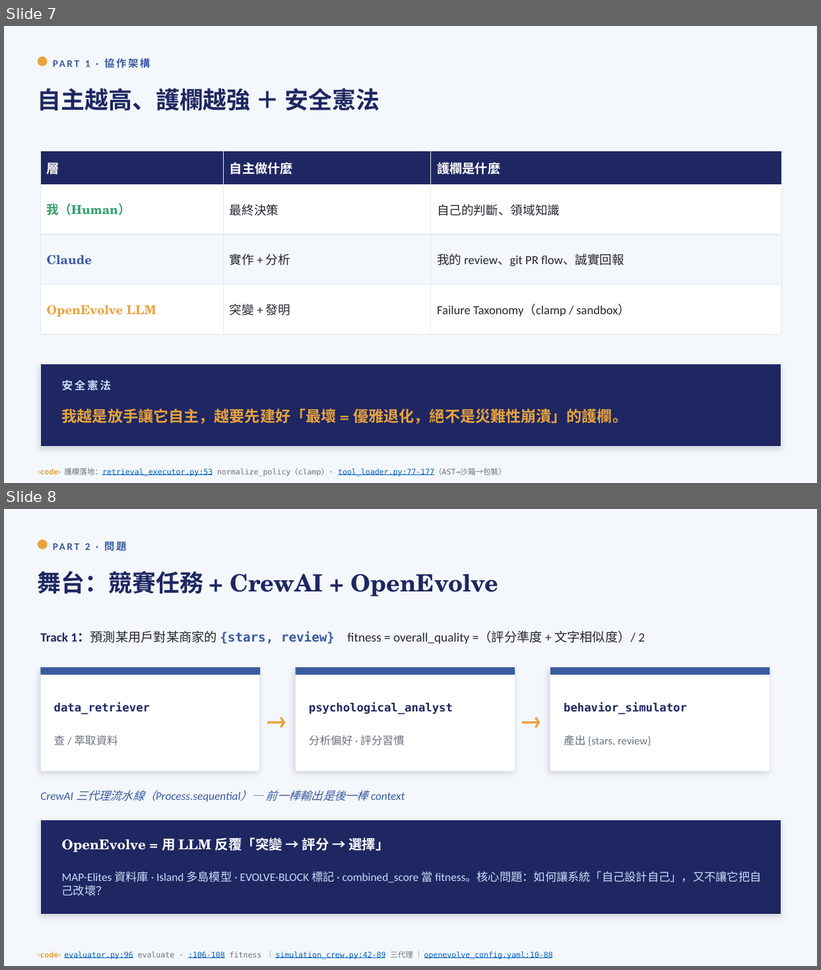
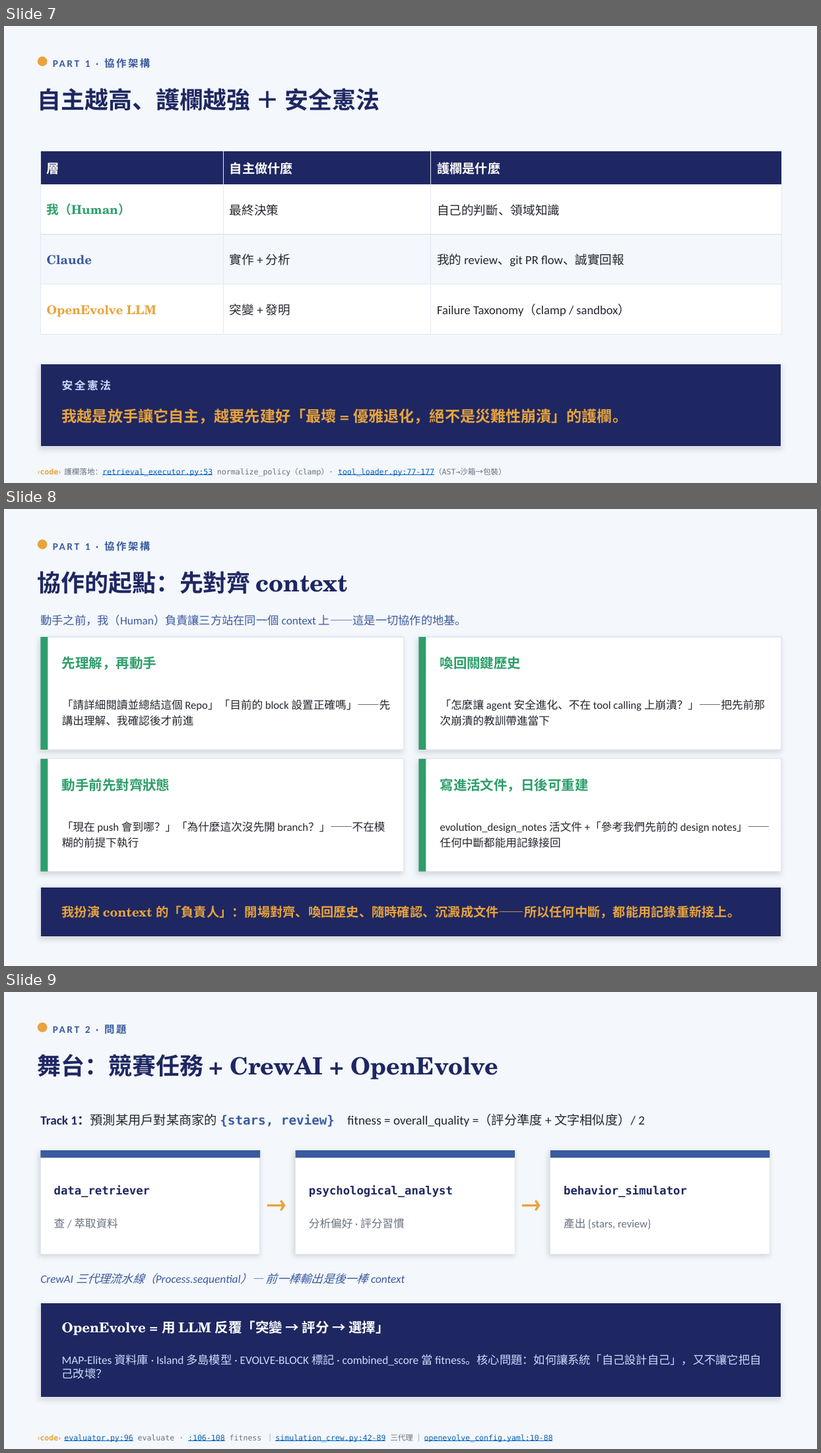
Before and after one commit to yuchieh/AgentSocietyChallenge_OpenEvolve, a slide deck: docs/slides/人AI進化_整合教學投影片.pptx. Shown one above the other, each under a label of ours: slides 7 and 8 before the commit, slides 7, 8 and 9 after it. The pictures are 821x970 and 821x1453 pixels, drawn with LibreOffice and Linux fonts; fonts in the diff are those of the drawing. Boxes give left, top, right and bottom in pixels: in the first picture for what was removed or moved away, otherwise in the second. Text is boxed around its words. In the diff, an @@ line names an element or a change of style, - is before the commit and + after.

```diff
--- a/docs/slides/人AI進化_整合教學投影片.pptx
+++ b/docs/slides/人AI進化_整合教學投影片.pptx
@@ slide 8 added at <box>4,509,817,966</box>, background #F4F7FB @@
@@ ellipse added at <box>38,539,48,549</box>, fill #E8A33D @@
@@ text added at <box>85,540,150,553</box>, 12 pt, text #3A5BA0, bold @@
+PART 1 · 協作架構
@@ text added at <box>38,571,348,594</box>, 28 pt, text #1E2761, bold @@
+協作的起點：先對齊 context
@@ text added at <box>40,615,467,626</box>, 13.5 pt, text #3A5BA0 @@
+動手之前，我（Human）負責讓三方站在同一個 context 上——這是一切協作的地基。
@@ rectangle added at <box>40,637,403,750</box>, fill #FFFFFF, outline #E2E8F0 1 pt @@
@@ rectangle added at <box>40,637,48,750</box>, fill #2E9E6B @@
@@ rectangle added at <box>418,637,781,750</box>, fill #FFFFFF, outline #E2E8F0 1 pt @@
@@ rectangle added at <box>418,637,426,750</box>, fill #2E9E6B @@
@@ text added at <box>62,656,156,670</box>, 16 pt, text #2E9E6B, bold @@
+先理解，再動手
@@ text added at <box>440,655,521,672</box>, 16 pt, text #2E9E6B, bold @@
+喚回關鍵歷史
@@ text added at <box>62,700,391,726</box>, 13 pt, text #23272E @@
+「請詳細閱讀並總結這個 Repo」「目前的 block 設置正確嗎」——先講出理解、我確認後才前進
@@ text added at <box>440,700,765,726</box>, 13 pt, text #23272E @@
+「怎麼讓 agent 安全進化、不在 tool calling 上崩潰？」——把先前那次崩潰的教訓帶進當下
@@ rectangle added at <box>40,759,403,872</box>, fill #FFFFFF, outline #E2E8F0 1 pt @@
@@ rectangle added at <box>40,759,48,872</box>, fill #2E9E6B @@
@@ rectangle added at <box>418,759,781,872</box>, fill #FFFFFF, outline #E2E8F0 1 pt @@
@@ rectangle added at <box>418,759,426,872</box>, fill #2E9E6B @@
@@ text added at <box>62,778,170,791</box>, 16 pt, text #2E9E6B, bold @@
+動手前先對齊狀態
@@ text added at <box>440,778,589,792</box>, 16 pt, text #2E9E6B, bold @@
+寫進活文件，日後可重建
@@ text added at <box>62,822,385,848</box>, 13 pt, text #23272E @@
+「現在 push 會到哪？」「為什麼這次沒先開 branch？」——不在模糊的前提下執行
@@ text added at <box>440,822,770,848</box>, 13 pt, text #23272E @@
+evolution_design_notes 活文件 +「參考我們先前的 design notes」——任何中斷都能用記錄接回
@@ rectangle added at <box>40,887,781,937</box>, fill #1E2761, outline #E2E8F0 1 pt @@
@@ text added at <box>62,906,740,919</box>, 15 pt, text #E8A33D, bold @@
+我扮演 context 的「負責人」：開場對齊、喚回歷史、隨時確認、沉澱成文件——所以任何中斷，都能用記錄重新接上。
@@ what was slide 8 is now slide 9 @@
```
Also in this commit, not shown: 1 slide changed, 1 other file.
